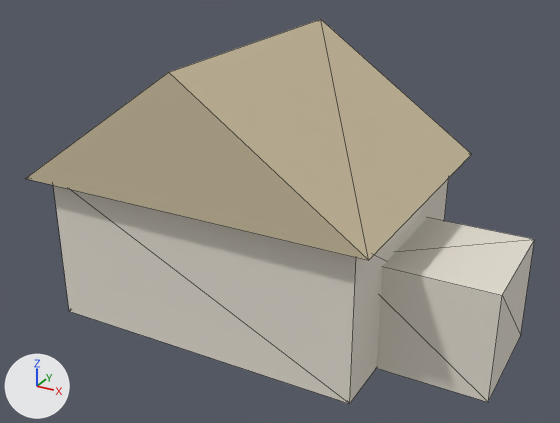
Before and after pictures for a commit that changed the glTF model assets/map3d_houses/cottage_b.glb.
Rendered twice from a 50 mm lens placed at (5.95, -11.4, 7.64), pointed at (-0.16, -0.29, 2.08). Every picture has the same lights, and +X, +Y and +Z are marked at lower left. The older version comes first. Mesh edges are drawn as thin lines.

The older version as bpy lines, for what is in view:
```python
mat_roof = principled_material('roof')
mat_roof.base_color = (0.604, 0.518, 0.349)  # beige #ccbf9f
mat_roof.roughness = 0.85
mat_wall = principled_material('wall')
mat_wall.base_color = (0.784, 0.737, 0.651)  # white #e5dfd3
mat_wall.roughness = 0.85
me_cube = bpy.data.meshes.new('Cube')
me_cube.from_pydata(...)  # 22 vertices, 32 faces; spans x -4.0..4.0, y -2.49..2.49, z 0.0..4.98
# faces by material slot: [24, 8]
me_cube.materials.append(mat_wall)  # white #e5dfd3
me_cube.materials.append(mat_roof)  # beige #ccbf9f
ob_cottage_b = bpy.data.objects.new('cottage_b', me_cube)
ob_cottage_b.location = (0.0, 0.0, 0.0)
```
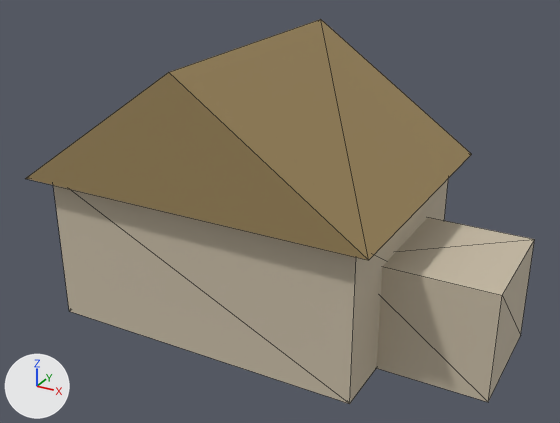
Pixel boxes (x1, y1, x2, y2) of what changed, in the pictures (560 x 423 px):
'cottage_b', recoloured (darker)
    both: (25, 19, 535, 404)

Patch to the scene script:
```diff
--- a/assets/map3d_houses/cottage_b.glb.py
+++ b/assets/map3d_houses/cottage_b.glb.py
@@ mat_wall @@
 mat_wall = principled_material('wall')
-mat_wall.base_color = (0.784, 0.737, 0.651)  # white #e5dfd3
+mat_wall.base_color = (0.578, 0.503, 0.381)  # beige #c8bca6
 mat_wall.roughness = 0.85
@@ mat_roof @@
 mat_roof = principled_material('roof')
-mat_roof.base_color = (0.604, 0.518, 0.349)  # beige #ccbf9f
+mat_roof.base_color = (0.323, 0.231, 0.0999)  # brown #9a8459
 mat_roof.roughness = 0.85
```
